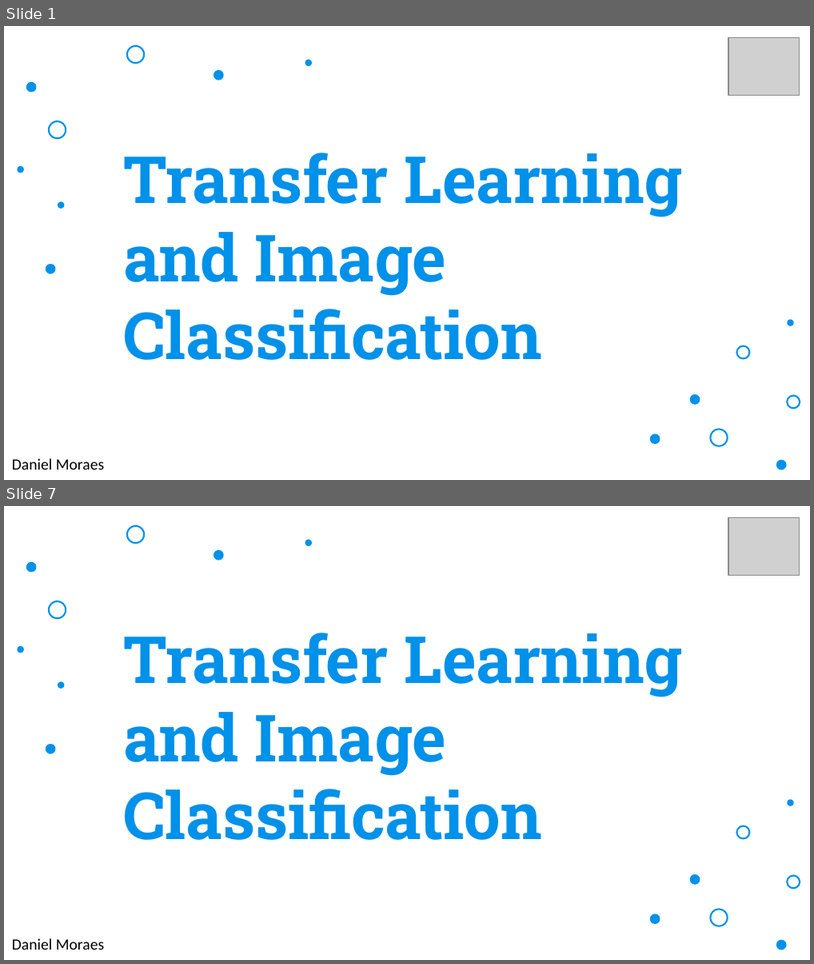
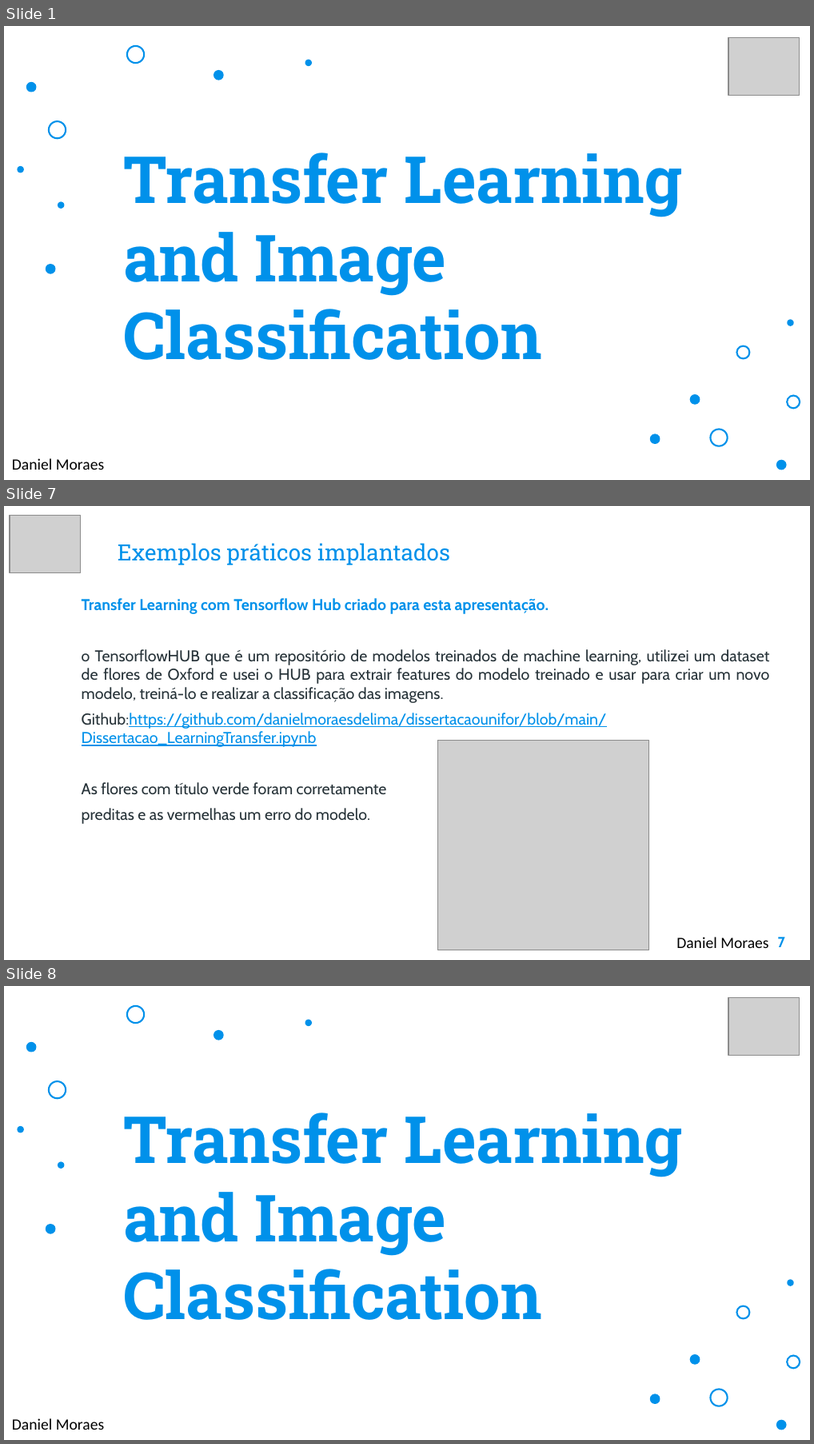
Before and after one commit to danielmoraesdelima/dissertacaounifor, a slide deck: Unifor - MIA - Transfer Learning and Image Classification.pptx. Shown one above the other, each under a label of ours: slides 1 and 7 before the commit, slides 1, 7 and 8 after it; the slides between them are not shown. The pictures are 814x964 and 814x1444 pixels, drawn with LibreOffice and Linux fonts; fonts in the diff are those of the drawing; grey boxes stand for pictures; background and template pictures are left out. Boxes give left, top, right and bottom in pixels: in the first picture for what was removed or moved away, otherwise in the second. Text is boxed around its words. In the diff, an @@ line names an element or a change of style, - is before the commit and + after.

```diff
--- a/Unifor - MIA - Transfer Learning and Image Classification.pptx
+++ b/Unifor - MIA - Transfer Learning and Image Classification.pptx
@@ slide 7 added at <box>4,506,810,960</box>, background picture (left out) @@
@@ picture added at <box>10,516,80,573</box> @@
@@ title added at <box>118,543,450,565</box>, 20 pt, text #0091EA @@
+Exemplos práticos implantados
@@ text added at <box>82,598,770,824</box>, 14 pt, text #263238 @@
+Transfer Learning com Tensorflow Hub criado para esta apresentação.
+o TensorflowHUB que é um repositório de modelos treinados de machine learning, utilizei um dataset de flores de Oxford e usei o HUB para extrair features do modelo treinado e usar para criar um novo modelo, treiná-lo e realizar a classificação das imagens.
+Github:https://github.com/danielmoraesdelima/dissertacaounifor/blob/main/Dissertacao_LearningTransfer.ipynb
+As flores com título verde foram corretamente
+preditas e as vermelhas um erro do modelo.
@@ picture added at <box>438,740,649,949</box> @@
@@ text added at <box>677,936,769,948</box>, 14 pt, text #000000 @@
+Daniel Moraes
@@ page number added at <box>778,936,786,947</box>, 13 pt, text #0091EA, bold @@
+7
@@ what was slide 7 is now slide 8 @@
```
Also in this commit, not shown: 1 slide changed, 4 other slides added, 4 slides removed.
